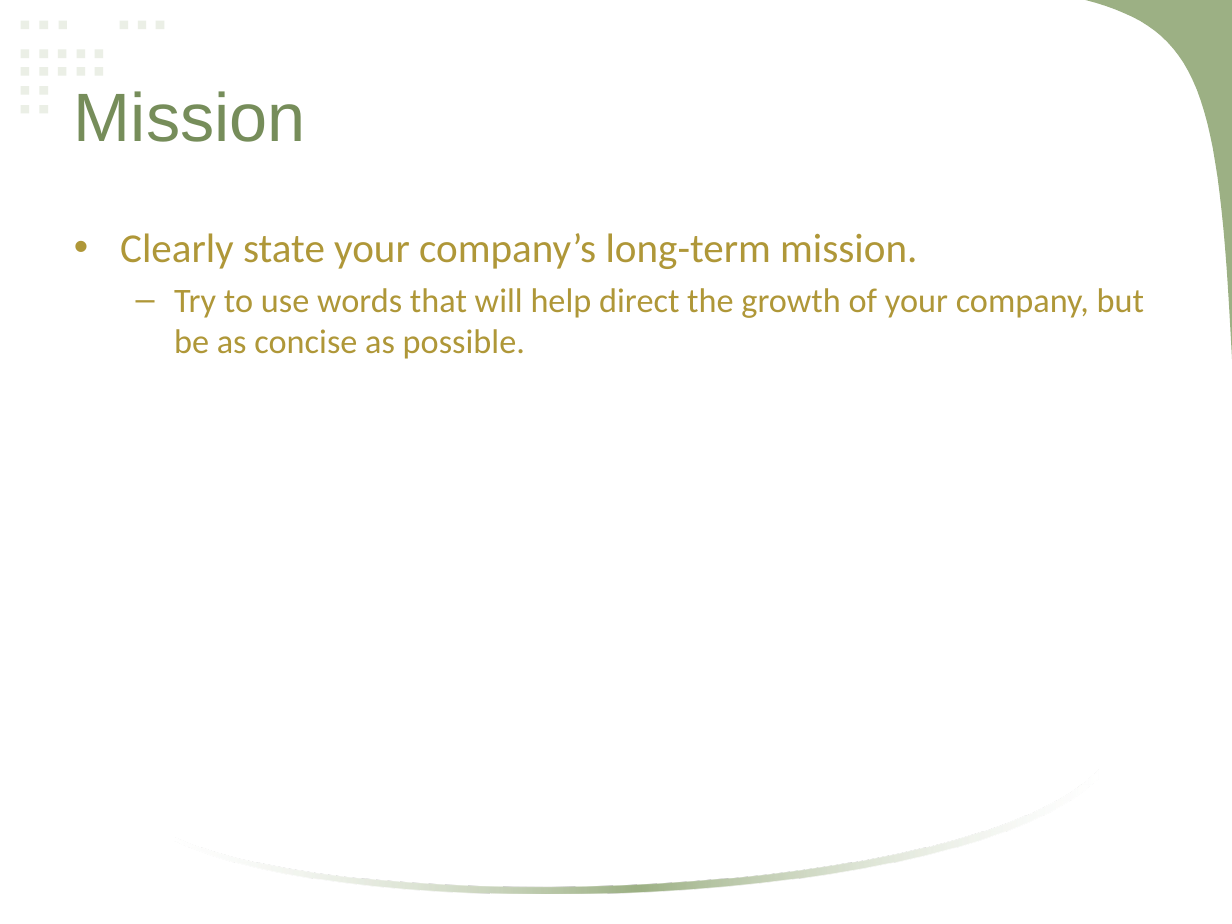
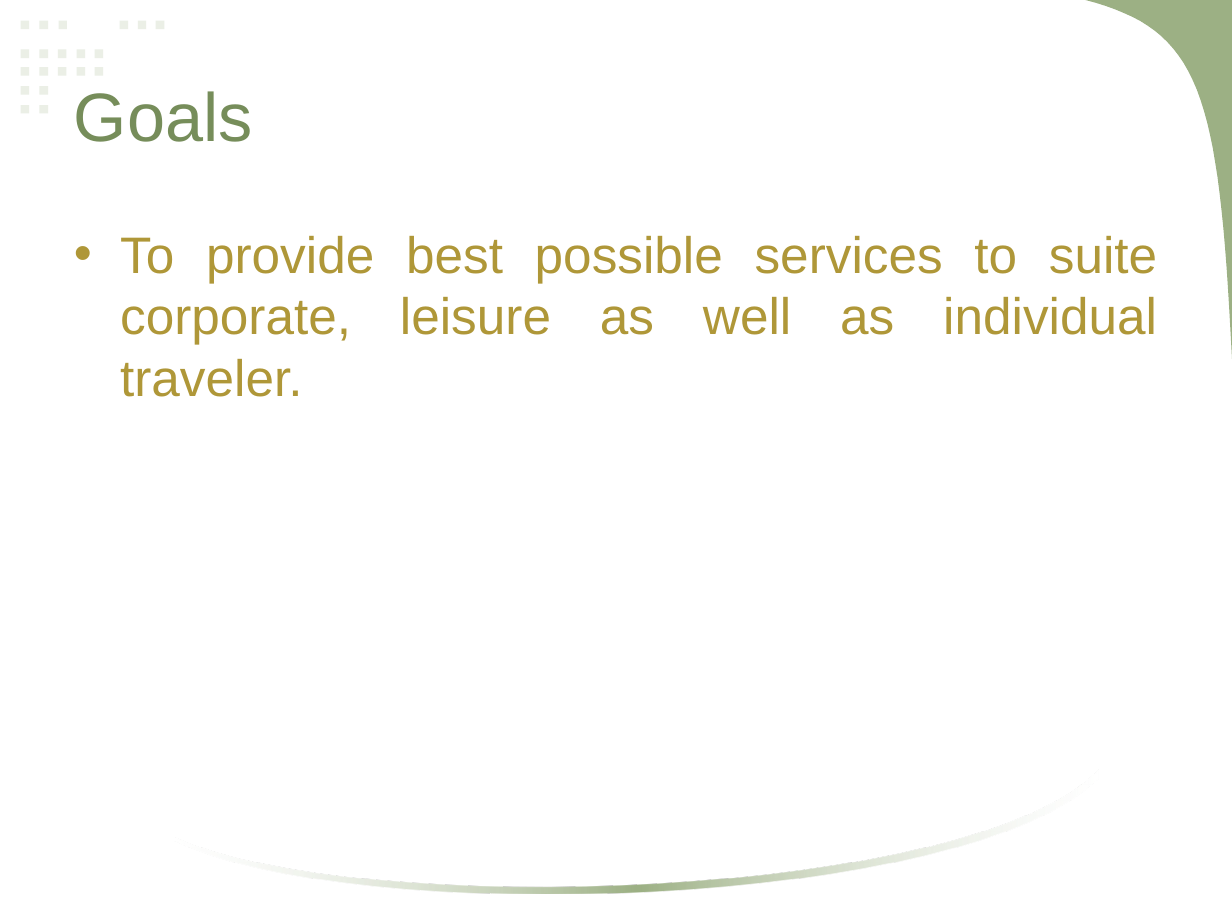
Before and after one commit to mlbelchez/Project---MNSYSIT, a slide deck: slide 7 of Presentation/Neomace Travel and Tours.pptx (slide 4 before the commit). Drawn at 1232x924 pixels with LibreOffice and Linux fonts; fonts in the diff are those of the drawing. Boxes give left, top, right and bottom in pixels: in the first picture for what was removed or moved away, otherwise in the second. Text is boxed around its words. In the diff, an @@ line names an element or a change of style, - is before the commit and + after.

```diff
--- a/Presentation/Neomace Travel and Tours.pptx
+++ b/Presentation/Neomace Travel and Tours.pptx
@@ title at (74,91,253,142): text changed @@
-Mission
+Goals
@@ text at (120,236,1157,397): text changed; size 20 to 30 pt; font Calibri to Arial @@
-• Clearly state your company’s long-term mission.
-  – Try to use words that will help direct the growth of your company, but be as concise as possible.
+• To provide best possible services to suite corporate, leisure as well as individual traveler.
```
Also in this commit, not shown: 7 other slides changed, 10 slides added, 4 slides removed.
